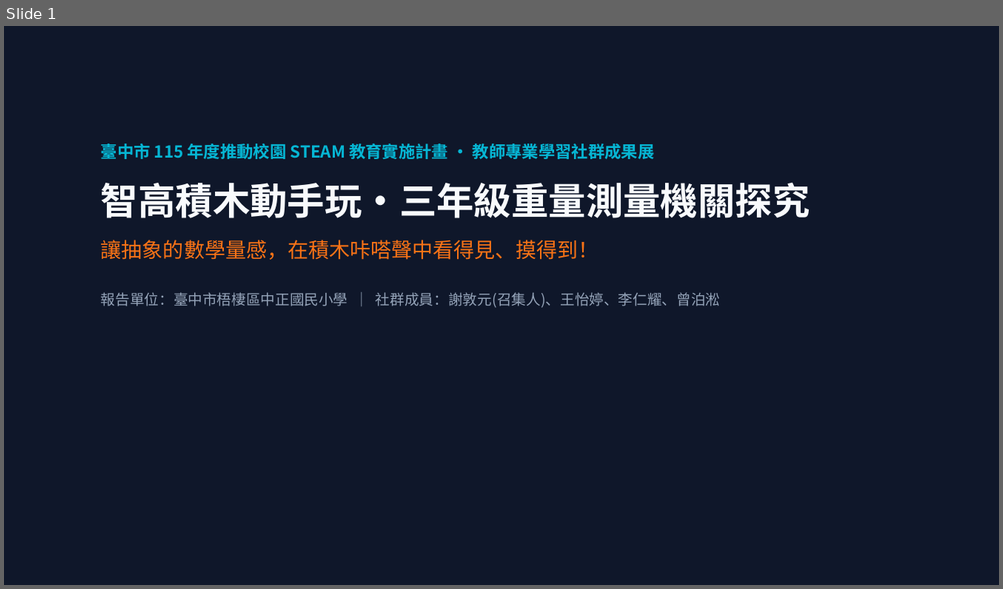
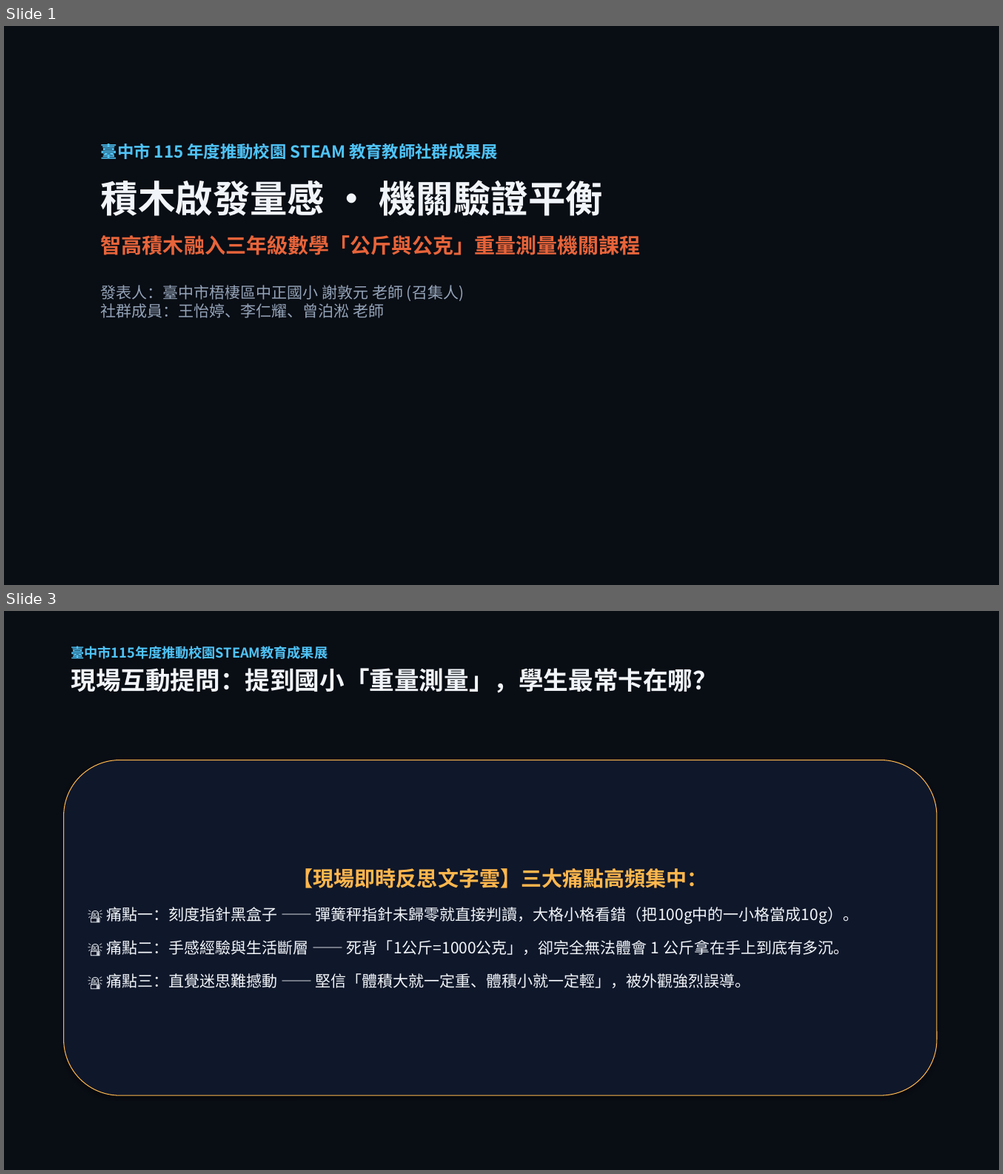
Before and after one commit to asc103138/steam-community-docs, a slide deck: 成果展繳交資料/臺中市梧棲區中正國小_STEAM成果展_5分鐘現場分享會簡報.pptx. Shown one above the other, each under a label of ours: slide 1 before the commit, slides 1 and 3 after it; the slides between them are not shown. The pictures are 1003x589 and 1003x1174 pixels, drawn with LibreOffice and Linux fonts; fonts in the diff are those of the drawing. Boxes give left, top, right and bottom in pixels: in the first picture for what was removed or moved away, otherwise in the second. Text is boxed around its words. In the diff, an @@ line names an element or a change of style, - is before the commit and + after.

Commit message:
feat: 擴增 115年度成果展 5分鐘分享會簡報為 16 頁 Reveal.js 精裝版與相關講稿檔案

```diff
--- a/成果展繳交資料/臺中市梧棲區中正國小_STEAM成果展_5分鐘現場分享會簡報.pptx
+++ b/成果展繳交資料/臺中市梧棲區中正國小_STEAM成果展_5分鐘現場分享會簡報.pptx
@@ slide 3 added at (4,611,999,1170), background #FFFFFF @@
@@ rectangle added at (4,611,999,1170), fill #090D14 @@
@@ text added at (71,646,718,693), 24 pt, text #F1F5F9, bold @@
+臺中市115年度推動校園STEAM教育成果展
+現場互動提問：提到國小「重量測量」，學生最常卡在哪？
@@ rounded rectangle added at (64,760,936,1096), fill #0F172A, outline #FFB74D 0.75 pt, 15 pt, text #F1F5F9 @@
+【現場即時反思文字雲】三大痛點高頻集中：
+🚨 痛點一：刻度指針黑盒子 —— 彈簧秤指針未歸零就直接判讀，大格小格看錯（把100g中的一小格當成10g）。
+🚨 痛點二：手感經驗與生活斷層 —— 死背「1公斤=1000公克」，卻完全無法體會 1 公斤拿在手上到底有多沉。
+🚨 痛點三：直覺迷思難撼動 —— 堅信「體積大就一定重、體積小就一定輕」，被外觀強烈誤導。
@@ slide 1 changed as well @@
@@ rectangle at (4,26,999,585): fill #0F172A to #090D14 @@
@@ text at (101,144,640,318): text changed; size 14 to 15 pt; bold on @@
-臺中市 115 年度推動校園 STEAM 教育實施計畫 · 教師專業學習社群成果展
-智高積木動手玩·三年級重量測量機關探究
-讓抽象的數學量感，在積木咔嗒聲中看得見、摸得到！
-報告單位：臺中市梧棲區中正國民小學 ｜ 社群成員：謝敦元(召集人)、王怡婷、李仁耀、曾泊淞
+臺中市 115 年度推動校園 STEAM 教育教師社群成果展
+積木啟發量感 · 機關驗證平衡
+智高積木融入三年級數學「公斤與公克」重量測量機關課程
+發表人：臺中市梧棲區中正國小 謝敦元 老師 (召集人)
+社群成員：王怡婷、李仁耀、曾泊淞 老師
```
Also in this commit, not shown: 14 other slides added, 6 slides removed, 10 other files.
